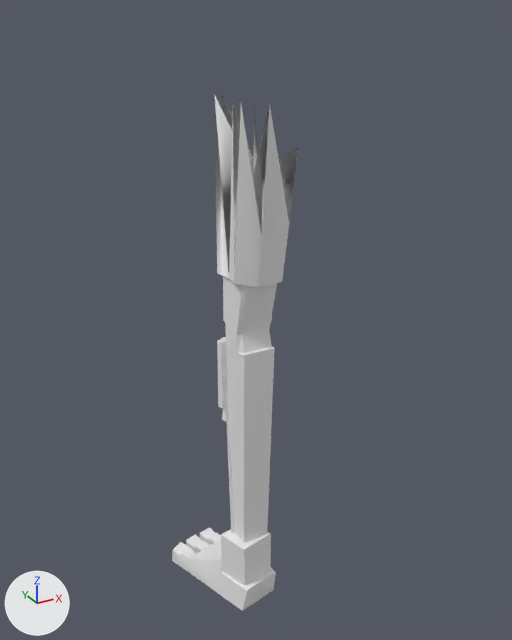
The OBJ model src/main/resources/assets/kn8/meshes/kaiju_no9/leg_left.obj as it was, and as the next commit left it.
One viewpoint serves both versions: a 50 mm lens placed at (-0.716, -1.145, 1.205), pointed at (-0.079, 0.014, 0.626). Lighting does not change. The marker at lower left points along +X, +Y and +Z. The first picture is the older version. Where no turn or scale is listed for an object, it has been applied to the vertices. Vertices at exactly the same position are counted once.

Names of what the first picture shows: 'leg_left'.
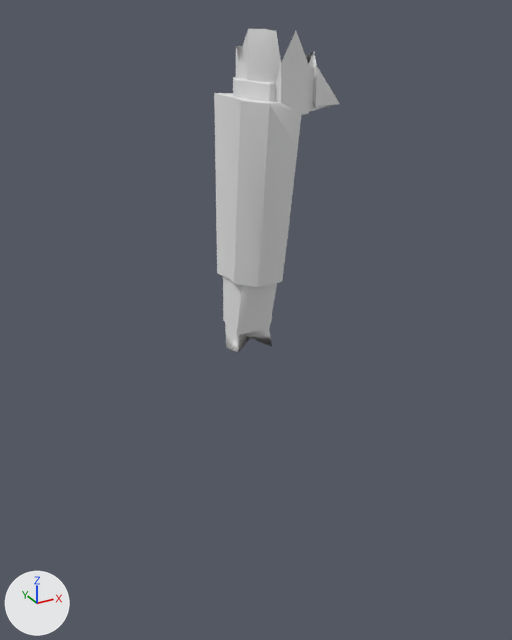
Changed parts and their boxes (x1, y1, x2, y2) in the pictures (512 x 640 px):
'leg_left', reshaped (37% shorter): before (172, 94, 298, 611); after (214, 29, 340, 352)
part 1 of me_leg_left, cut back: before (172, 335, 276, 611); after (238, 335, 250, 352)
part 2 of me_leg_left, added: after (214, 29, 340, 147)
part 3 of me_leg_left, deleted: before (214, 94, 298, 272)

The change, as a list of edits to the scene's bpy script:
```text
Change me_leg_left:
    used by ob_leg_left; location = (0.0, 0.0, 0.0)
    remove me_leg_left.from_pydata(...)  # 313 vertices, 620 faces; spans x -0.254..-0.033, y -0.114..0.138, z 0.0..1.07
    add me_leg_left.from_pydata(...)  # 173 vertices, 341 faces; spans x -0.166..0.032, y -0.107..0.06, z 0.591..1.176
    me_leg_left part 1: 221 vertices removed from x -0.254..-0.068, y -0.114..0.138, z 0.0..0.607; 1 vertex added at x -0.112, y -0.026, z 0.61
    me_leg_left part 2: 81 vertices added at x -0.157..0.032, y -0.106..0.06, z 1.041..1.176
    me_leg_left part 3: 1 vertex removed from x -0.106, y -0.026, z 0.933
```
